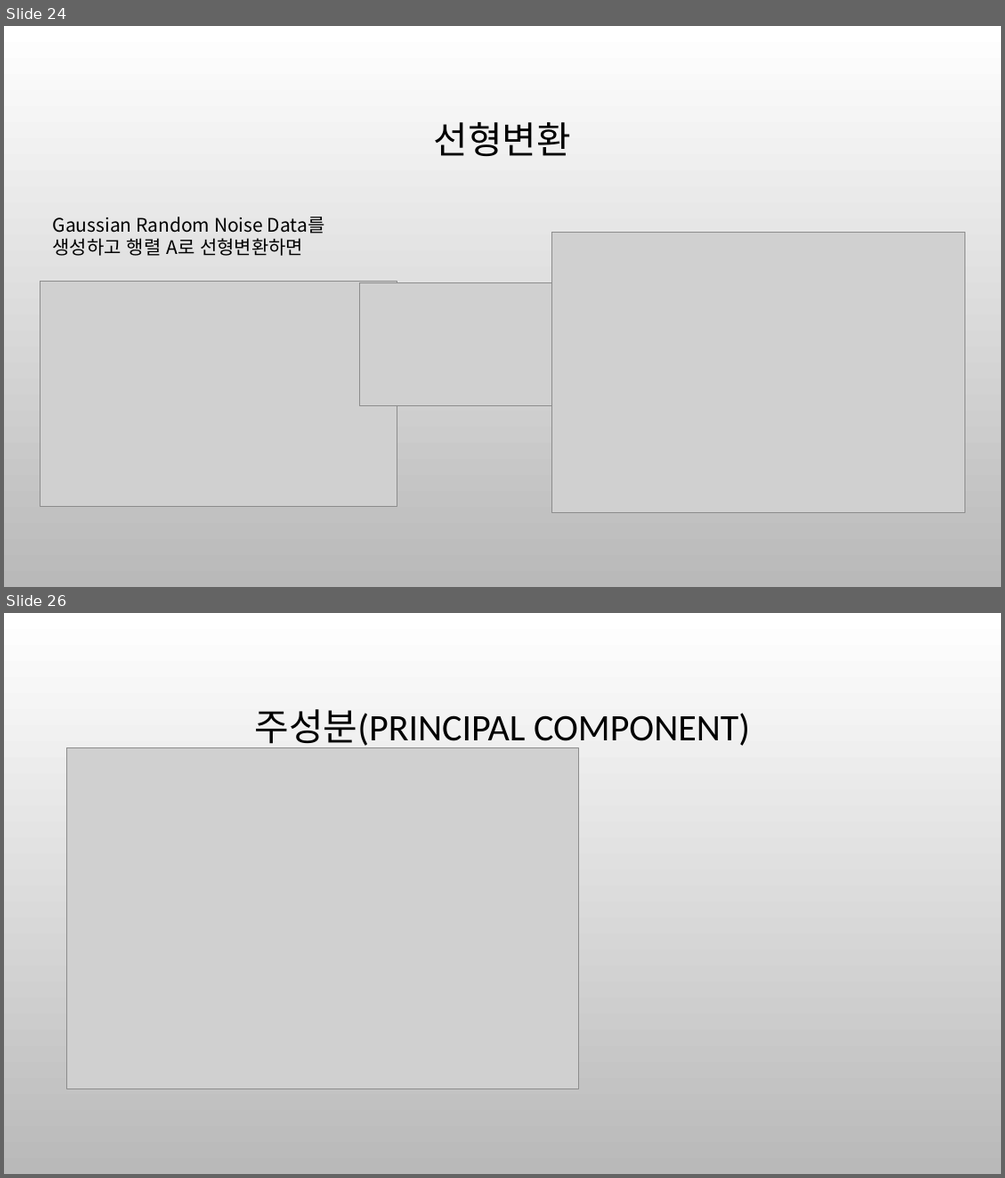
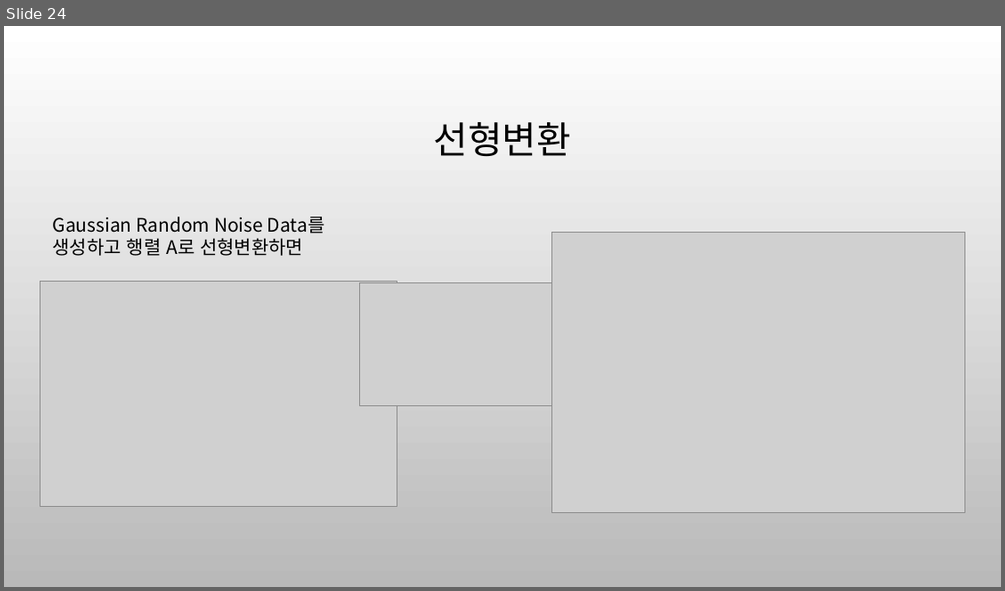
Before and after one commit to ancestor9/mathematics-for-machine-learning, a slide deck: 6_Matrix_vectors.pptx. Shown one above the other, each under a label of ours: slides 24 and 26 before the commit, slide 24 after it; the slides between them are not shown. The pictures are 1005x1178 and 1005x591 pixels, drawn with LibreOffice and Linux fonts; fonts in the diff are those of the drawing; grey boxes stand for pictures; background and template pictures are left out. Boxes give left, top, right and bottom in pixels: in the first picture for what was removed or moved away, otherwise in the second. Text is boxed around its words. In the diff, an @@ line names an element or a change of style, - is before the commit and + after.

```diff
--- a/6_Matrix_vectors.pptx
+++ b/6_Matrix_vectors.pptx
@@ slide 26 removed at <box>4,613,1001,1174</box>, background picture (left out) @@
@@ title removed at <box>254,709,750,750</box> @@
-주성분(PRINCIPAL COMPONENT)
@@ picture removed at <box>67,747,578,1088</box> @@
```
Also in this commit, not shown: 3 slides changed, 6 slides added, 3 other slides removed, 1 other file.
